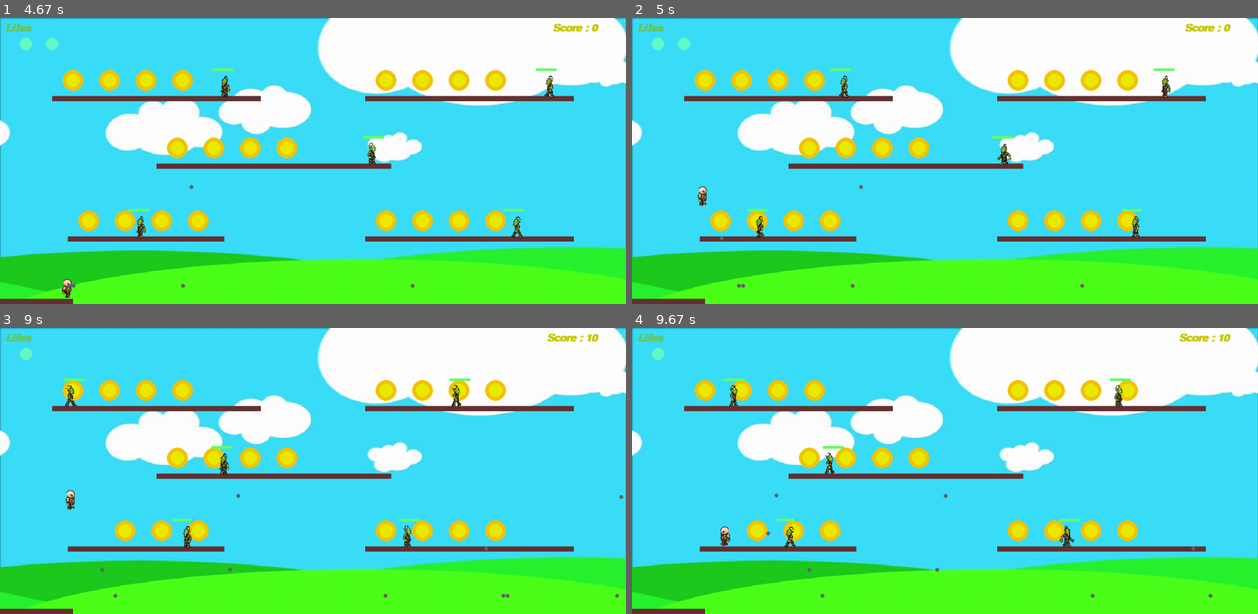
Above: before the commit, frames 1-4 (two rows, left to right).
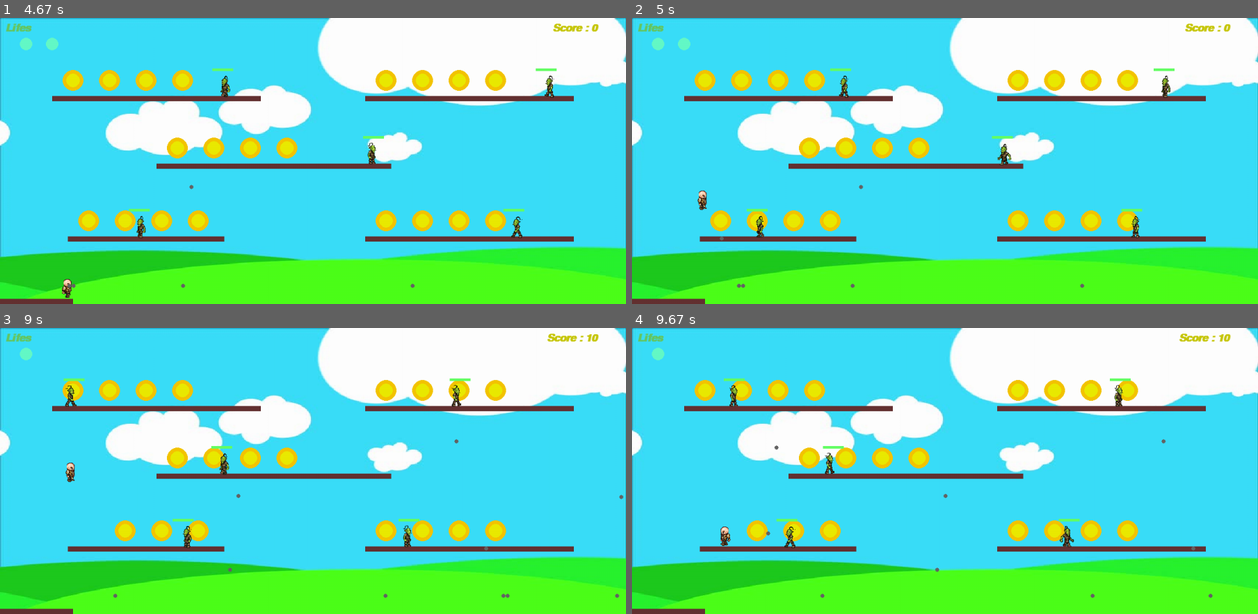
Above: after the commit, the same moments.

Repository: Atri1999/Goblin_smasher-with-pygame-
Game: pygame game, started from golbin.py
Two runs of this game, one before a commit and one after it. Both use one fixed random seed, a clock stepped at 60 frames per second and the inputs below.
Inputs:
- Up to frame 1 (4.67 s): hold Right 0.33-0.8 s; hold Right 1.17-1.63 s; tap Space at 1.23, 1.53, 1.73, 2.03, 2.3, 2.6, 2.73, 3.13, 3.43, 3.8, 4.1, 4.3, 4.6 s; hold Left 1.67-2.2 s; hold Left 2.23-2.63 s; hold Up 2.67-3.03 s; hold Right 3.07-3.7 s; hold Left 3.73-4.2 s; hold Right from 4.23 s (still down)
- Up to frame 2 (5 s): release Right at 4.7 s; hold Up from 4.73 s (still down); tap Space at 4.8 s
- Up to frame 3 (9 s): release Up at 5.03 s; hold Right 5.07-5.53 s; tap Space at 5.13, 5.43, 5.63, 5.93, 6.2, 6.63, 7.03, 7.33, 7.7, 8, 8.2, 8.5, 8.7 s; hold Left 5.57-6.1 s; hold Left 6.13-6.53 s; hold Up 6.57-6.93 s; hold Right 6.97-7.6 s; hold Left 7.63-8.1 s; hold Right 8.13-8.6 s; hold Up 8.63-8.93 s; hold Right from 8.97 s (still down)
- Up to frame 4 (9.67 s): tap Space at 9.03, 9.33, 9.53 s; release Right at 9.43 s; hold Left from 9.47 s (still down)

Frame 1 is identical in both runs. In frame 2, 0.1% of the frame differs, in the area x 10-12%, y 58-68%; in frame 3, 0.2%, in the area x 10-74%, y 38-86%; in frame 4, less than 0.1%.

Commit message:
jump collision with the previous platform is added

Diff:
--- a/golbin.py
+++ b/golbin.py
@@ -348,6 +348,7 @@
 				if man.jumpCount>0:
 
 
+
 					if man.y-vel>0:
 						man.y-=vel*neg
 						man.jumpCount-=1
@@ -356,7 +357,7 @@
 
 					for pf in range(len(platforms)-1,-1,-1):
 						if platforms[pf].x<man.hitbox[0]+man.hitbox[2] and platforms[pf].x+platforms[pf].width>man.hitbox[0]:
-							if man.hitbox[2]>platforms[pf].y+platforms[pf].height and man.hitbox[2]+man.hitbox[4]<platforms[pf].y:
+							if man.hitbox[1]<platforms[pf].y+platforms[pf].height and man.hitbox[1]+man.hitbox[3]>platforms[pf].y:
 								man.jumpCount=0
 
 
@@ -372,6 +373,7 @@
 							break
 					else:
 						neg=-1
+
 						man.y-=vel*neg
 						man.jumpCount-=1
 			else:
